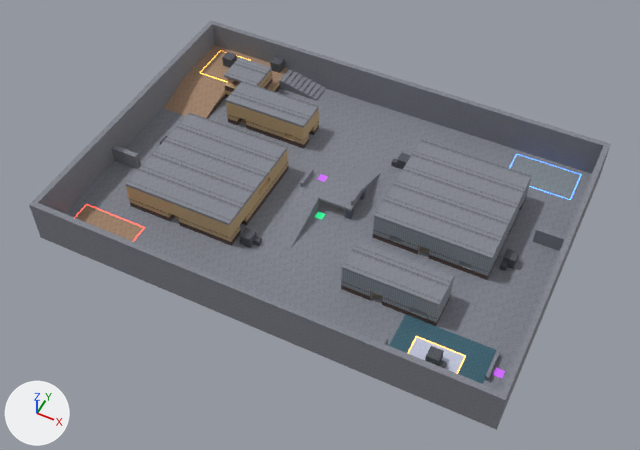
One commit to the FBX model models/liminal/arena_liminal.fbx: the scene before it, then after it.
One viewpoint serves both versions: a 50 mm lens placed at (45.4, -94.4, 111.3), pointed at (0.6, -4.6, -0.9). The lights are fixed; the arrows at lower left show +X, +Y and +Z. The older version comes first. Where no turn or scale is listed for an object, it has been applied to the vertices. Vertices at exactly the same position are counted once.

Script lines for the objects in view, before the commit:
```python
ob_deck = bpy.data.objects.new('deck', me_deck_001)
ob_deck.location = (0.0, 1.0, 2.0)
ob_deck_ramp = bpy.data.objects.new('deck_ramp', me_deck_ramp_001)
ob_deck_ramp.location = (-3.0, -12.0, 0.0)
ob_gate_e = bpy.data.objects.new('gate_e', me_gate_e_001)
ob_gate_e.location = (36.5, 7.5, 0.0)
ob_ground = bpy.data.objects.new('ground', me_ground_001)
ob_ground.location = (0.0, 0.0, -1.0)
ob_walk = bpy.data.objects.new('walk', me_walk_001)
ob_walk.location = (37.5, -21.5, 0.0)
ob_wall_e = bpy.data.objects.new('wall_e', me_wall_e_001)
ob_wall_e.location = (39.5, 0.0, 0.0)
ob_wall_n = bpy.data.objects.new('wall_n', me_wall_n_001)
ob_wall_n.location = (0.0, 27.5, 0.0)
ob_wall_s = bpy.data.objects.new('wall_s', me_wall_s_001)
ob_wall_s.location = (0.0, -27.5, 0.0)
ob_wall_w = bpy.data.objects.new('wall_w', me_wall_w_001)
ob_wall_w.location = (-39.5, 0.0, 0.0)
# also in view: 'workshop_passage_5' at (22.5, -3.5, 2.5); 'se_far_0' at (12.5, -15.5, 2.5); 'store_spawn_side_0' at (-26.0, -15.5, 2.5); 'roof_lookout' at (-26.5, 19.0, 5.2); 'nw_passage_2' at (-18.0, 10.5, 2.5)
```
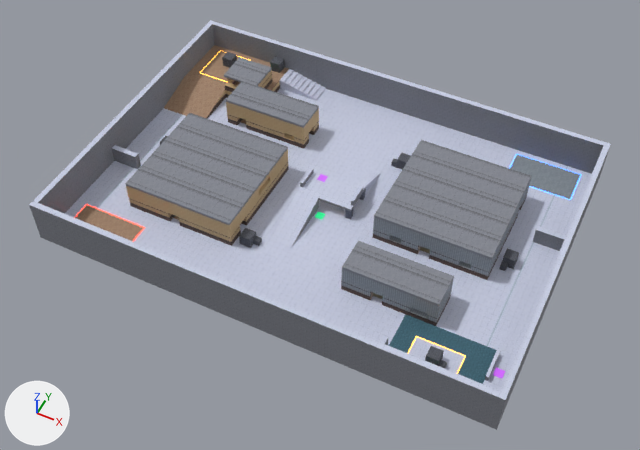
Location of each change, [x1, y1, x2, y2] in pixels of the pictures (640 x 450 px):
'a_stairs_7', recoloured: [284, 71, 298, 91] in both
'a_stairs_8', recoloured: [279, 69, 294, 90] in both
'a_stairs_6', recoloured: [289, 74, 303, 93] in both
'a_stairs_5', recoloured: [293, 76, 307, 94] in both
'a_stairs_1', recoloured: [312, 86, 326, 100] in both
'deck_stairs_3', recoloured: [356, 169, 377, 179] in both
part 1 of me_walk_001, recoloured (grey to white): [483, 343, 518, 391] in both
part 2 of me_wall_s_001, recoloured: [29, 201, 508, 400] in both
part 3 of me_deck_001, recoloured (grey to white): [298, 168, 366, 209] in both
part 4 of me_wall_n_001, recoloured: [208, 20, 611, 147] in both
part 5 of me_wall_e_001, recoloured: [501, 146, 609, 394] in both
part 6 of me_ground_001, added: after [65, 89, 592, 384]
part 7 of me_ground_001, recoloured (grey to white): [125, 105, 481, 346] in both
part 8 of me_wall_w_001, recoloured: [33, 23, 212, 203] in both
part 9 of me_deck_ramp_001, recoloured (grey to white): [270, 191, 318, 248] in both

Diff of the bpy script that builds the scene:
```diff
--- a/models/liminal/arena_liminal.fbx.py
+++ b/models/liminal/arena_liminal.fbx.py
@@ me_wall_e_001 @@
 me_wall_e_001.from_pydata(...)  # 28 vertices, 18 faces; spans x -0.5..0.5, y -27.0..27.0, z 0.0..7.0
+# me_wall_e_001 part 5: all 1 face that had it switch from mat_kenney_wall_concrete_small (picture img_wall_concrete_small_png) to mat_kenney_pool_tiles (picture img_pool_tiles_png)
 me_wall_e_001.materials.append(mat_kenney_wall_concrete)
@@ me_a_stairs_1_001 @@
 me_a_stairs_1_001.from_pydata(...)  # 8 vertices, 6 faces; spans x -0.5..0.5, y -2.0..2.0, z 0.0..0.25
-me_a_stairs_1_001.materials.append(mat_kenney_wall_concrete_small)  # picture img_wall_concrete_small_png
+me_a_stairs_1_001.materials.append(mat_kenney_pool_tiles)  # picture img_pool_tiles_png
@@ me_deck_stairs_3_001 @@
 me_deck_stairs_3_001.from_pydata(...)  # 8 vertices, 6 faces; spans x -2.0..2.0, y -0.25..0.25, z 0.0..0.63
-me_deck_stairs_3_001.materials.append(mat_kenney_wall_concrete_small)  # picture img_wall_concrete_small_png
+me_deck_stairs_3_001.materials.append(mat_kenney_pool_tiles)  # picture img_pool_tiles_png
@@ me_a_stairs_8_001 @@
 me_a_stairs_8_001.from_pydata(...)  # 8 vertices, 6 faces; spans x -0.5..0.5, y -2.0..2.0, z 0.0..2.0
-me_a_stairs_8_001.materials.append(mat_kenney_wall_concrete_small)  # picture img_wall_concrete_small_png
+me_a_stairs_8_001.materials.append(mat_kenney_pool_tiles)  # picture img_pool_tiles_png
@@ me_a_stairs_6_001 @@
 me_a_stairs_6_001.from_pydata(...)  # 8 vertices, 6 faces; spans x -0.5..0.5, y -2.0..2.0, z 0.0..1.5
-me_a_stairs_6_001.materials.append(mat_kenney_wall_concrete_small)  # picture img_wall_concrete_small_png
+me_a_stairs_6_001.materials.append(mat_kenney_pool_tiles)  # picture img_pool_tiles_png
@@ me_deck_ramp_001 @@
 me_deck_ramp_001.from_pydata(...)  # 14 vertices, 13 faces; spans x -2.0..2.0, y 0.0..10.0, z 0.0..2.5
+# me_deck_ramp_001 part 9: all 3 faces that had it switch from mat_kenney_wall_concrete_small (picture img_wall_concrete_small_png) to mat_kenney_pool_tiles (picture img_pool_tiles_png)
 me_deck_ramp_001.materials.append(mat_kenney_wall_concrete)
@@ me_a_stairs_7_001 @@
 me_a_stairs_7_001.from_pydata(...)  # 8 vertices, 6 faces; spans x -0.5..0.5, y -2.0..2.0, z 0.0..1.75
-me_a_stairs_7_001.materials.append(mat_kenney_wall_concrete_small)  # picture img_wall_concrete_small_png
+me_a_stairs_7_001.materials.append(mat_kenney_pool_tiles)  # picture img_pool_tiles_png
@@ me_wall_w_001 @@
 me_wall_w_001.from_pydata(...)  # 28 vertices, 18 faces; spans x -0.5..0.5, y -27.0..27.0, z 0.0..7.0
+# me_wall_w_001 part 8: all 1 face that had it switch from mat_kenney_wall_concrete_small (picture img_wall_concrete_small_png) to mat_kenney_pool_tiles (picture img_pool_tiles_png)
 me_wall_w_001.materials.append(mat_kenney_wall_concrete)
@@ me_walk_001 @@
 me_walk_001.from_pydata(...)  # 8 vertices, 6 faces; spans x -1.5..1.5, y -5.5..5.5, z 0.0..2.0
+# me_walk_001 part 1: all 1 face that had it switch from mat_kenney_wall_concrete_small (picture img_wall_concrete_small_png) to mat_kenney_pool_tiles (picture img_pool_tiles_png)
 me_walk_001.materials.append(mat_kenney_wall_concrete)
@@ me_wall_n_001 @@
 me_wall_n_001.from_pydata(...)  # 28 vertices, 18 faces; spans x -40.0..40.0, y -0.5..0.5, z 0.0..7.0
+# me_wall_n_001 part 4: all 1 face that had it switch from mat_kenney_wall_concrete_small (picture img_wall_concrete_small_png) to mat_kenney_pool_tiles (picture img_pool_tiles_png)
 me_wall_n_001.materials.append(mat_kenney_wall_concrete)
@@ me_a_stairs_5_001 @@
 me_a_stairs_5_001.from_pydata(...)  # 8 vertices, 6 faces; spans x -0.5..0.5, y -2.0..2.0, z 0.0..1.25
-me_a_stairs_5_001.materials.append(mat_kenney_wall_concrete_small)  # picture img_wall_concrete_small_png
+me_a_stairs_5_001.materials.append(mat_kenney_pool_tiles)  # picture img_pool_tiles_png
@@ me_ground_001 @@
-me_ground_001.from_pydata(...)  # 104 vertices, 86 faces; spans x -40.0..40.0, y -28.0..28.0, z 0.0..1.0
+me_ground_001.from_pydata(...)  # 172 vertices, 148 faces; spans x -40.0..40.0, y -28.0..28.0, z 0.0..1.0
+# me_ground_001 part 6: 68 vertices added at x -40.0..40.0, y -28.0..28.0, z 1.0
+# me_ground_001 part 7: 32 faces spanning x -29.0..40.0, y -28.0..15.0, z 1.0 switch from mat_kenney_wall_concrete_small (picture img_wall_concrete_small_png) to mat_kenney_pool_tiles (picture img_pool_tiles_png)
 me_ground_001.materials.append(mat_kenney_carpet_red)
@@ me_ground_001 @@
 me_ground_001.materials.append(mat_kenney_wall_concrete)
+me_ground_001.materials.append(mat_kenney_pool_tiles_line)  # picture img_pool_tiles_line_png
@@ me_deck_001 @@
 me_deck_001.from_pydata(...)  # 81 vertices, 65 faces; spans x -5.0..5.0, y -3.0..3.0, z 0.0..0.5
+# me_deck_001 part 3: all 1 face that had it switch from mat_kenney_wall_concrete_small (picture img_wall_concrete_small_png) to mat_kenney_pool_tiles (picture img_pool_tiles_png)
 me_deck_001.materials.append(mat_kenney_wall_concrete)
@@ me_wall_s_001 @@
 me_wall_s_001.from_pydata(...)  # 28 vertices, 18 faces; spans x -40.0..40.0, y -0.5..0.5, z 0.0..7.0
+# me_wall_s_001 part 2: all 1 face that had it switch from mat_kenney_wall_concrete_small (picture img_wall_concrete_small_png) to mat_kenney_pool_tiles (picture img_pool_tiles_png)
 me_wall_s_001.materials.append(mat_kenney_wall_concrete)
```
